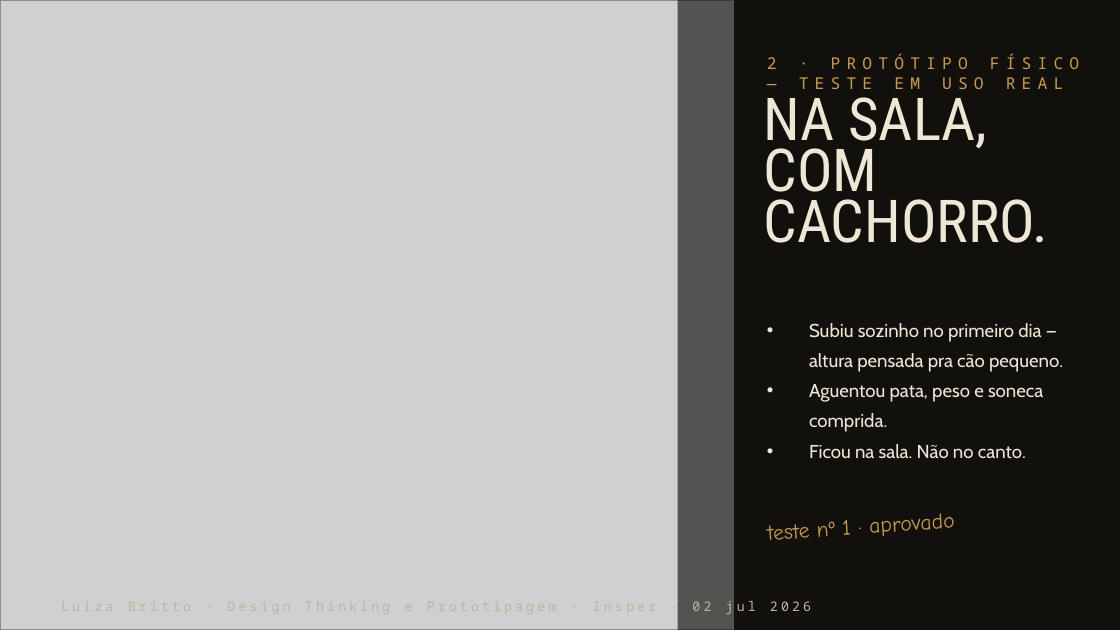
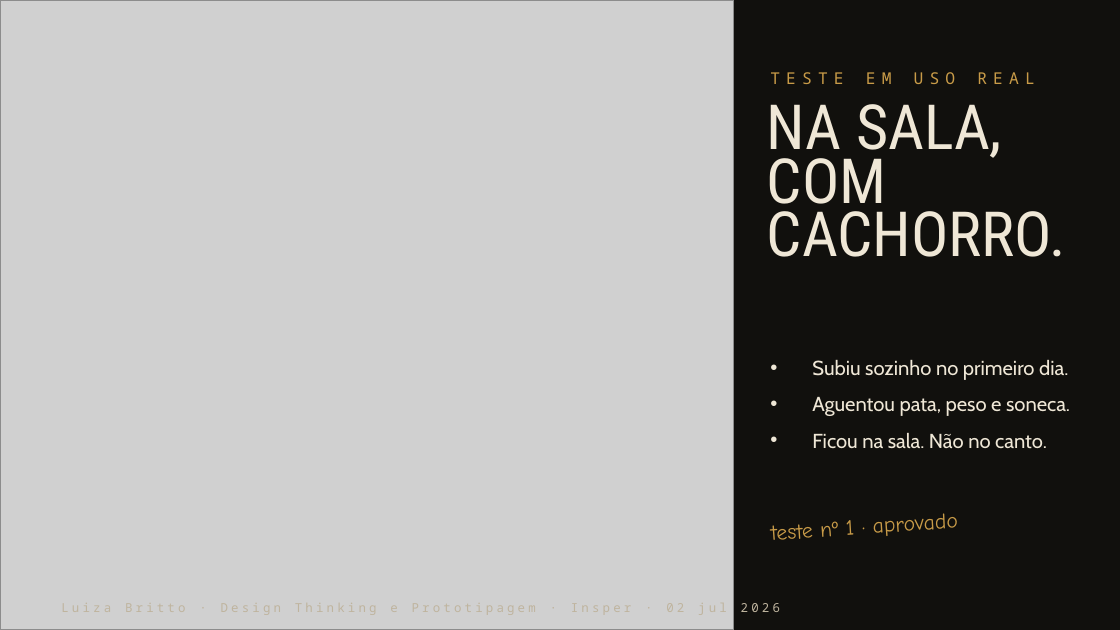
Before and after one commit to lubritto-hub/clipping, a slide deck: slide 7 of entrega/CadeiraBeni_pitch.pptx. Drawn at 1120x630 pixels with LibreOffice and Linux fonts; fonts in the diff are those of the drawing; grey boxes stand for pictures. Boxes give left, top, right and bottom in pixels: in the first picture for what was removed or moved away, otherwise in the second. Text is boxed around its words. In the diff, an @@ line names an element or a change of style, - is before the commit and + after.

```diff
--- a/entrega/CadeiraBeni_pitch.pptx
+++ b/entrega/CadeiraBeni_pitch.pptx
@@ rectangle removed at (678,0,734,629) @@
@@ text at (770,72,1035,84): text changed @@
-2 · PROTÓTIPO FÍSICO — TESTE EM USO REAL
+TESTE EM USO REAL
@@ text "NA SALA,": place and size @@
-text "NA SALA," at (764,86,1048,243)
+text "NA SALA," at (767,104,1065,257)
@@ text "NA SALA," at (767,104,1065,257): size 38 to 40 pt; line spacing 32.7pt to 34.4pt @@
@@ text "Subiu sozinho no primeiro dia.": place and size @@
-text "Subiu sozinho no primeiro dia." at (809,323,1063,458)
+text "Subiu sozinho no primeiro dia." at (812,360,1070,449)
@@ text at (812,360,1070,416): text changed; size 12 to 13 pt @@
-• Subiu sozinho no primeiro dia — altura pensada pra cão pequeno.
-• Aguentou pata, peso e soneca comprida.
+• Subiu sozinho no primeiro dia.
+• Aguentou pata, peso e soneca.
@@ text at (812,433,1047,449): size 12 to 13 pt in "Ficou na sala. Não no canto."; line spacing 1.35 to 1.5 @@
@@ text "Luiza Britto · Design Thinking ..." at (741,603,780,612): size 8.5 to 8 pt @@
```
Also in this commit, not shown: 12 other slides changed, 2 other files.
